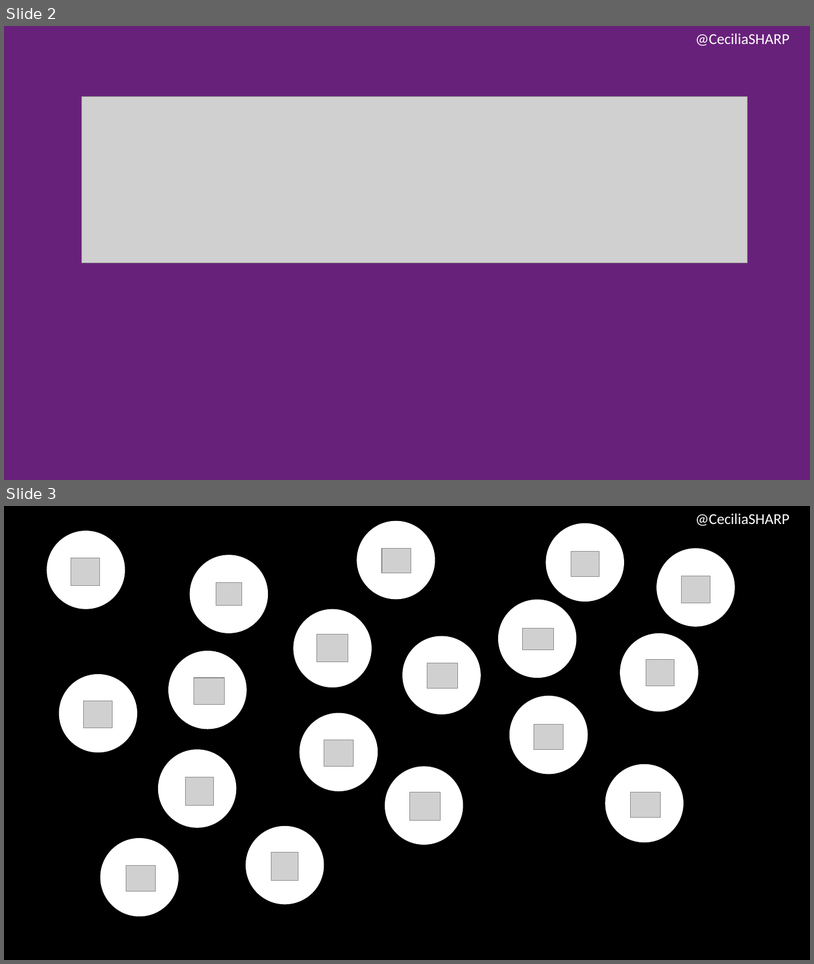
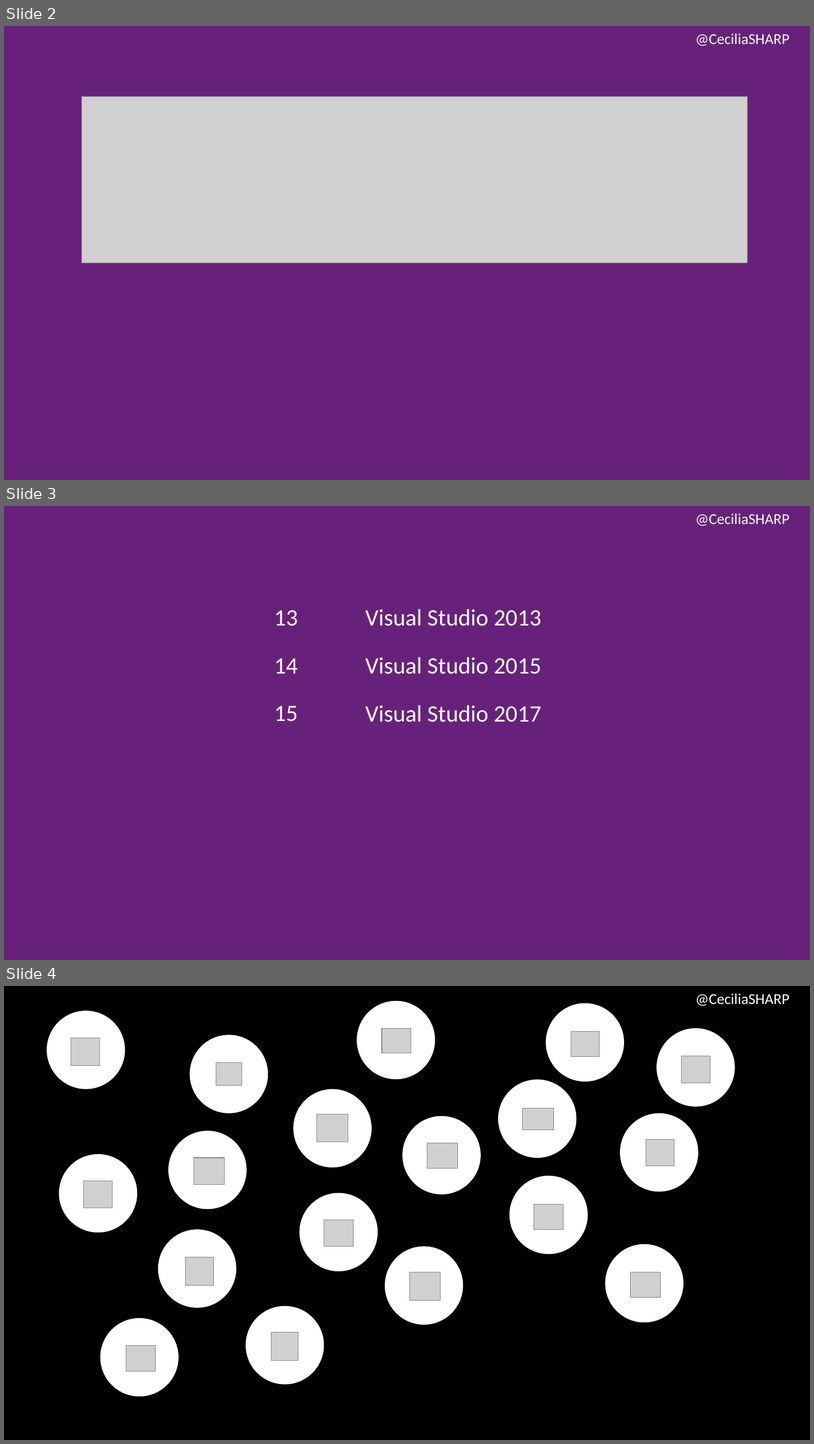
Before and after one commit to ceciliasharp/Techdays2016, a slide deck: Techdays2016Cecilia.pptx. Shown one above the other, each under a label of ours: slides 2 and 3 before the commit, slides 2, 3 and 4 after it. The pictures are 814x964 and 814x1444 pixels, drawn with LibreOffice and Linux fonts; fonts in the diff are those of the drawing; grey boxes stand for pictures; background and template pictures are left out. Boxes give left, top, right and bottom in pixels: in the first picture for what was removed or moved away, otherwise in the second. Text is boxed around its words. In the diff, an @@ line names an element or a change of style, - is before the commit and + after.

```diff
--- a/Techdays2016Cecilia.pptx
+++ b/Techdays2016Cecilia.pptx
@@ slide 3 added at (4,506,810,960), background #68217A; not listed: 2 template elements that a slide beside it also shows @@
@@ text added at (274,610,298,626), 28 pt, text #FFFFFF @@
+13
@@ text added at (365,609,542,626), 28 pt, text #FFFFFF @@
+Visual Studio 2013
@@ text added at (274,658,298,673), 28 pt, text #FFFFFF @@
+14
@@ text added at (365,657,542,674), 28 pt, text #FFFFFF @@
+Visual Studio 2015
@@ text added at (274,705,298,721), 28 pt, text #FFFFFF @@
+15
@@ text added at (365,705,542,722), 28 pt, text #FFFFFF @@
+Visual Studio 2017
@@ what was slide 3 is now slide 4 @@
```
